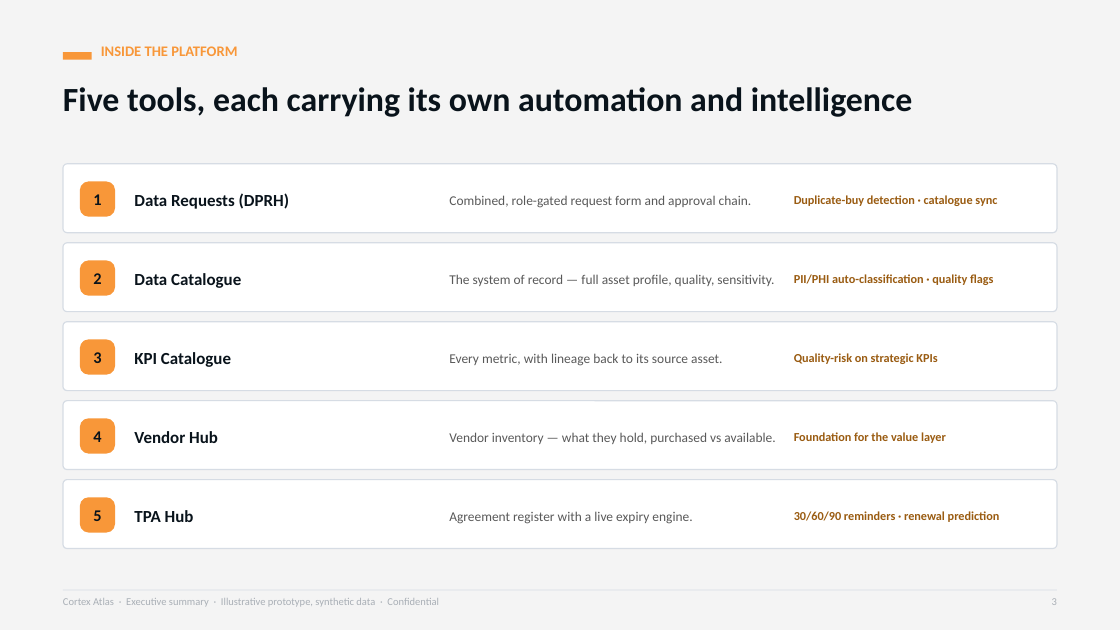
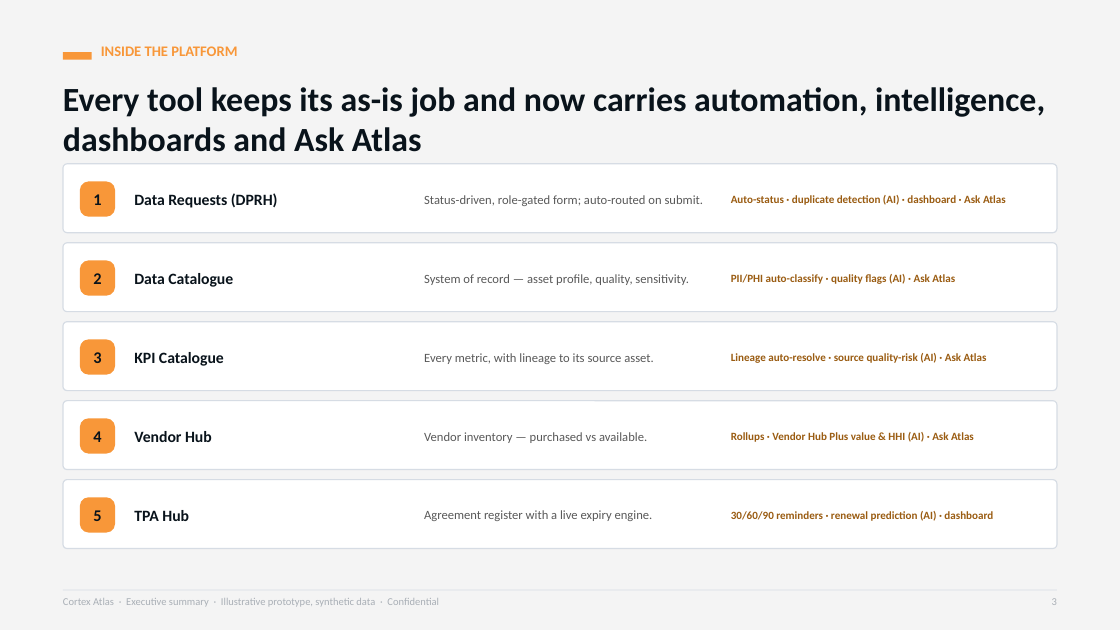
Before and after one commit to dusrty8/datasharing, a slide deck: slide 4 of Cortex-Atlas-Executive-Cut.pptx. Drawn at 1120x630 pixels with LibreOffice and Linux fonts; fonts in the diff are those of the drawing. Boxes give left, top, right and bottom in pixels: in the first picture for what was removed or moved away, otherwise in the second. Text is boxed around its words. In the diff, an @@ line names an element or a change of style, - is before the commit and + after.

```diff
--- a/Cortex-Atlas-Executive-Cut.pptx
+++ b/Cortex-Atlas-Executive-Cut.pptx
@@ text at (63, 87, 1045, 152): text changed @@
-Five tools, each carrying its own automation and intelligence
+Every tool keeps its as-is job and now carries automation, intelligence, dashboards and Ask Atlas
@@ text at (424, 195, 703, 206): text changed; size 11.5 to 10.8 pt @@
-Combined, role-gated request form and approval chain.
+Status-driven, role-gated form; auto-routed on submit.
@@ text at (731, 195, 1006, 205): text changed; size 10.5 to 9.5 pt @@
-Duplicate-buy detection · catalogue sync
+Auto-status · duplicate detection (AI) · dashboard · Ask Atlas
@@ text at (424, 274, 688, 285): text changed; size 11.5 to 10.8 pt @@
-The system of record — full asset profile, quality, sensitivity.
+System of record — asset profile, quality, sensitivity.
@@ text at (731, 274, 955, 284): text changed; size 10.5 to 9.5 pt @@
-PII/PHI auto-classification · quality flags
+PII/PHI auto-classify · quality flags (AI) · Ask Atlas
@@ text at (424, 353, 653, 364): text changed; size 11.5 to 10.8 pt @@
-Every metric, with lineage back to its source asset.
+Every metric, with lineage to its source asset.
@@ text at (731, 353, 987, 363): text changed; size 10.5 to 9.5 pt @@
-Quality-risk on strategic KPIs
+Lineage auto-resolve · source quality-risk (AI) · Ask Atlas
@@ text at (424, 432, 647, 443): text changed; size 11.5 to 10.8 pt @@
-Vendor inventory — what they hold, purchased vs available.
+Vendor inventory — purchased vs available.
@@ text at (731, 432, 974, 442): text changed; size 10.5 to 9.5 pt @@
-Foundation for the value layer
+Rollups · Vendor Hub Plus value & HHI (AI) · Ask Atlas
@@ size 14.5 to 13.5 pt in 5 elements at (134, 193, 278, 208), (134, 273, 233, 287), (134, 352, 224, 366), (134, 431, 212, 442), (134, 510, 189, 521) @@
@@ text "Agreement register with a live ...": place and size @@
-text "Agreement register with a live ..." at (449, 511, 692, 524)
+text "Agreement register with a live ..." at (424, 510, 653, 521)
@@ text "Agreement register with a live ..." at (424, 510, 653, 521): size 11.5 to 10.8 pt @@
@@ text at (731, 511, 993, 521): text changed; size 10.5 to 9.5 pt @@
-30/60/90 reminders · renewal prediction
+30/60/90 reminders · renewal prediction (AI) · dashboard
```
Also in this commit, not shown: 6 other files.
